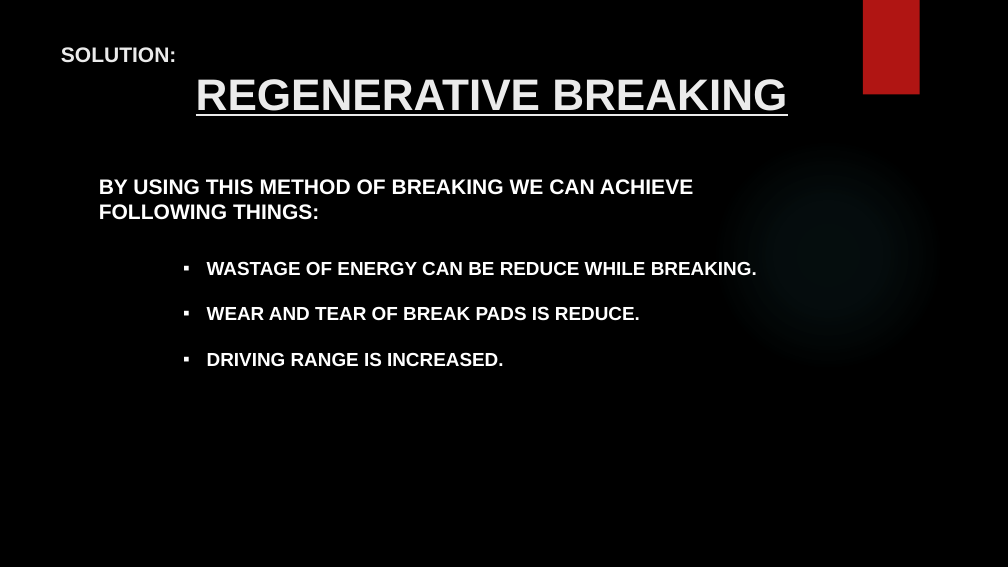
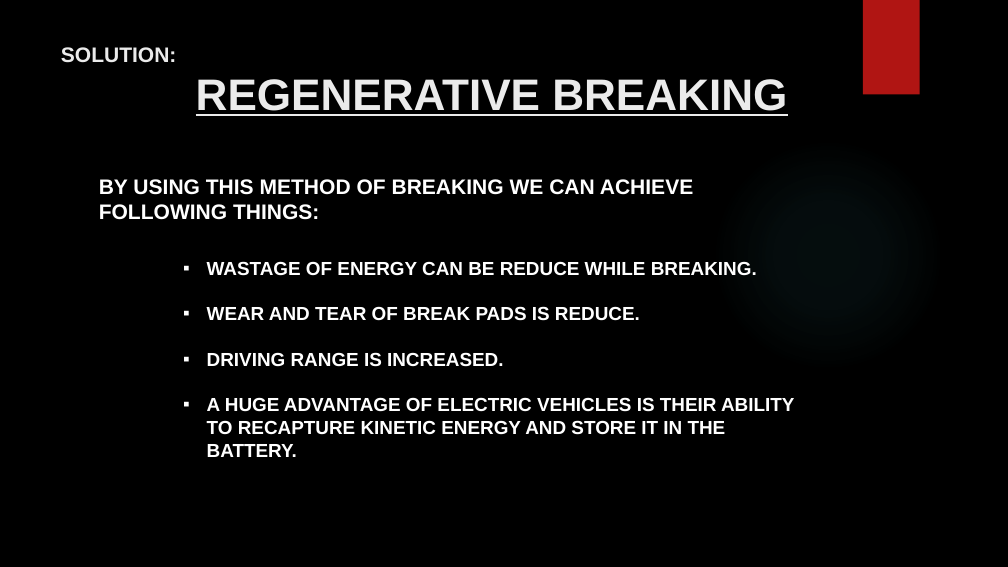
Before and after one commit to jay1306/MATLAB_PROJECT, a slide deck: slide 3 of Regenrative breaking/REGENERATIVE BREAKING.pptx. Drawn at 1008x567 pixels with LibreOffice and Linux fonts; fonts in the diff are those of the drawing; background and template pictures are left out. Boxes give left, top, right and bottom in pixels: in the first picture for what was removed or moved away, otherwise in the second. Text is boxed around its words. In the diff, an @@ line names an element or a change of style, - is before the commit and + after.

```diff
--- a/Regenrative breaking/REGENERATIVE BREAKING.pptx
+++ b/Regenrative breaking/REGENERATIVE BREAKING.pptx
@@ text at [207,397,794,457]: paragraph added @@
+▪ A HUGE ADVANTAGE OF ELECTRIC VEHICLES IS THEIR ABILITY TO RECAPTURE KINETIC ENERGY AND STORE IT IN THE BATTERY.
```
Also in this commit, not shown: 4 slides added.
